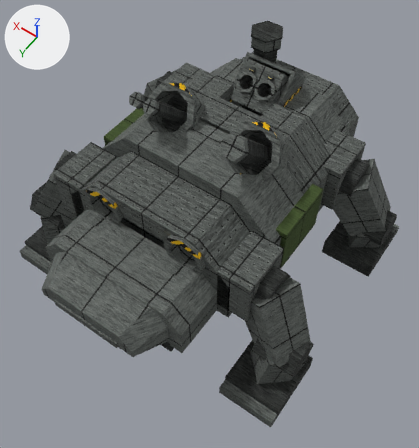
A saved change to the Blender file tools/lowforge/models/armadillo.blend.
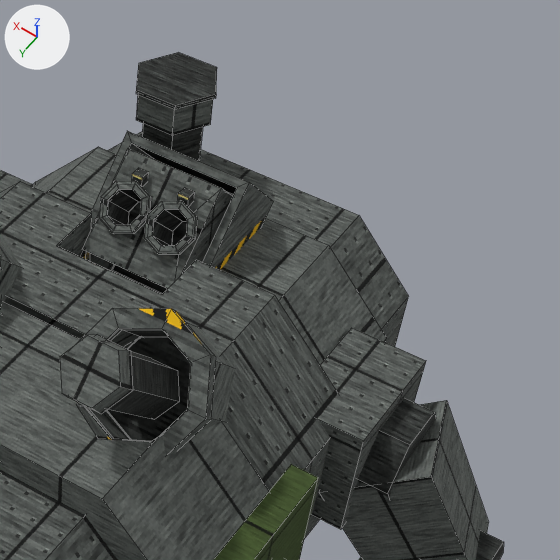
Each version appears first whole from a camera (50 mm lens) standing at (-69.7, 97.4, 167.5) and looking at (-6.1, 8.4, 27.6), and next in a close-up on the part from 47% to 100% of the width and 0% to 50% of the height. Lighting does not change. The marker at upper left points along +X, +Y and +Z. The last two pictures show the newer version. The close-ups show mesh edges as thin lines.

Objects in the first close-up: 'ablative', 'band', 'band.001', 'band.002', 'band.003', 'band.004', 'flinger_rack', 'flinger_rim', 'flinger_rim.001', 'hatch_frame', 'hip_cuff.002', 'port_rim', 'rivet_muzzle', 'stack', 'stack_cap', 'stack_flap', 'thigh.002' and 14 more.
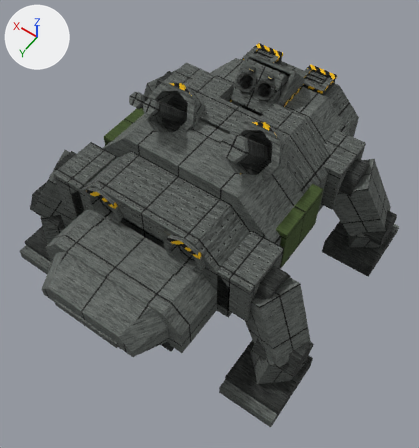
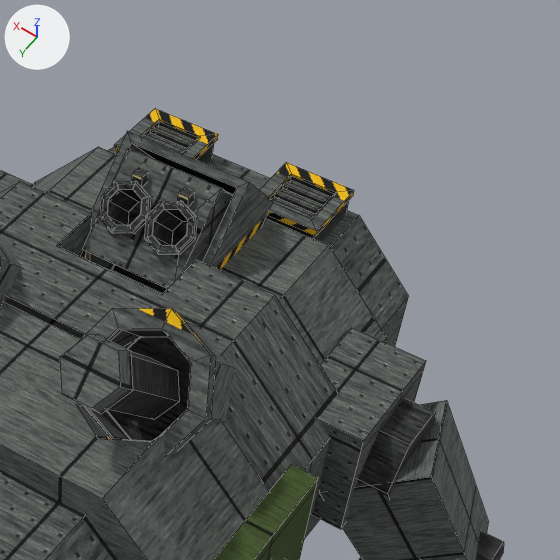
Pixel boxes [x1, y1, x2, y2] of what changed, in the close-ups (560 x 560 px):
'stack_flap', deleted
    before: [136, 52, 217, 109]
'vent_rim', added
    after: [260, 162, 354, 236]
'stack_cap', deleted
    before: [136, 95, 213, 135]
'vent_rim.001', added
    after: [114, 109, 218, 160]
'flinger_rim', recoloured
    both: [144, 201, 197, 255]
'flinger_rim.001', recoloured
    both: [99, 181, 151, 234]
'stack', deleted
    before: [142, 123, 203, 161]
'vent_box', added
    after: [266, 176, 349, 242]
'louvre.001', added
    after: [275, 189, 323, 214]
'louvre', added
    after: [283, 181, 331, 205]
'louvre.003', added
    after: [150, 126, 195, 148]
'vent_box.001', added (mostly hidden)
    after: [117, 121, 214, 164]
'louvre.004', added
    after: [143, 134, 186, 154]
'louvre.002', added
    after: [271, 197, 315, 219]
'vent_box_floor', added (mostly hidden)
    after: [278, 190, 324, 214]
'vent_box_floor.001', added (mostly hidden)
    after: [155, 135, 187, 149]

Patch to the scene script:
```diff
--- a/tools/lowforge/models/armadillo.blend.py
+++ b/tools/lowforge/models/armadillo.blend.py
@@ me_flinger_rim @@
 me_flinger_rim.from_pydata(...)  # 32 vertices, 24 faces; spans x -6.5..0.1, y -26.34..-21.18, z 53.66..58.82
-me_flinger_rim.materials.append(mat_steel_plate)  # picture img_plate
+me_flinger_rim.materials.append(mat_steel_dark)  # picture img_dark
@@ me_flinger_rim_001 @@
 me_flinger_rim_001.from_pydata(...)  # 32 vertices, 24 faces; spans x -0.1..6.5, y -26.34..-21.18, z 53.66..58.82
-me_flinger_rim_001.materials.append(mat_steel_plate)  # picture img_plate
+me_flinger_rim_001.materials.append(mat_steel_dark)  # picture img_dark
@@ ob_stack @@
-ob_stack = bpy.data.objects.new('stack', me_stack)
@@ ob_stack_cap @@
-ob_stack_cap = bpy.data.objects.new('stack_cap', me_stack_cap)
@@ ob_stack_flap @@
-ob_stack_flap = bpy.data.objects.new('stack_flap', me_stack_flap)
@@ ob_louvre_004 @@
+ob_louvre_004 = bpy.data.objects.new('louvre.004', me_louvre_004)  # 8 vertices, 6 faces; spans x 6.9..13.1, y -45.59..-43.41, z 49.26..50.54; in mat_steel_plate (picture img_plate)
+ob_louvre_004.parent = ob_joint_louvre_r2
+ob_louvre_004.location = (0.0, 0.0, 0.0)
@@ ob_joint_louvre_r2 @@
+ob_joint_louvre_r2 = bpy.data.objects.new('joint_louvre_r2', None)
+ob_joint_louvre_r2.location = (10.0, -44.5, 49.9)
@@ ob_louvre_003 @@
+ob_louvre_003 = bpy.data.objects.new('louvre.003', me_louvre_003)  # 8 vertices, 6 faces; spans x 6.9..13.1, y -47.69..-45.51, z 49.26..50.54; in mat_steel_plate (picture img_plate)
+ob_louvre_003.parent = ob_joint_louvre_r1
+ob_louvre_003.location = (0.0, 0.0, 0.0)
@@ ob_joint_louvre_r1 @@
+ob_joint_louvre_r1 = bpy.data.objects.new('joint_louvre_r1', None)
+ob_joint_louvre_r1.location = (10.0, -46.6, 49.9)
@@ ob_vent_rim_001 @@
+ob_vent_rim_001 = bpy.data.objects.new('vent_rim.001', me_vent_rim_001)  # 16 vertices, 12 faces; spans x 5.1..14.9, y -49.4..-39.6, z 50.0..50.8; in mat_steel_stripe (picture img_stripe)
+ob_vent_rim_001.location = (0.0, 0.0, 0.0)
@@ ob_vent_box_floor_001 @@
+ob_vent_box_floor_001 = bpy.data.objects.new('vent_box_floor.001', me_vent_box_floor_001)  # 4 vertices, 1 face; spans x 6.86..13.14, y -47.64..-41.36, z 48.95; in mat_amber_ember (picture img_ember)
+ob_vent_box_floor_001.location = (0.0, 0.0, 0.0)
@@ ob_vent_box_001 @@
+ob_vent_box_001 = bpy.data.objects.new('vent_box.001', me_vent_box_001)  # 16 vertices, 13 faces; spans x 5.4..14.6, y -49.1..-39.9, z 45.5..50.5; in mat_steel_dark (picture img_dark)
+ob_vent_box_001.location = (0.0, 0.0, 0.0)
@@ ob_louvre_002 @@
+ob_louvre_002 = bpy.data.objects.new('louvre.002', me_louvre_002)  # 8 vertices, 6 faces; spans x -13.1..-6.9, y -43.49..-41.31, z 49.26..50.54; in mat_steel_plate (picture img_plate)
+ob_louvre_002.parent = ob_joint_louvre_l3
+ob_louvre_002.location = (0.0, 0.0, 0.0)
@@ ob_joint_louvre_l3 @@
+ob_joint_louvre_l3 = bpy.data.objects.new('joint_louvre_l3', None)
+ob_joint_louvre_l3.location = (-10.0, -42.4, 49.9)
@@ ob_louvre_001 @@
+ob_louvre_001 = bpy.data.objects.new('louvre.001', me_louvre_001)  # 8 vertices, 6 faces; spans x -13.1..-6.9, y -45.59..-43.41, z 49.26..50.54; in mat_steel_plate (picture img_plate)
+ob_louvre_001.parent = ob_joint_louvre_l2
+ob_louvre_001.location = (0.0, 0.0, 0.0)
@@ ob_joint_louvre_l2 @@
+ob_joint_louvre_l2 = bpy.data.objects.new('joint_louvre_l2', None)
+ob_joint_louvre_l2.location = (-10.0, -44.5, 49.9)
@@ ob_louvre @@
+ob_louvre = bpy.data.objects.new('louvre', me_louvre)  # 8 vertices, 6 faces; spans x -13.1..-6.9, y -47.69..-45.51, z 49.26..50.54; in mat_steel_plate (picture img_plate)
+ob_louvre.parent = ob_joint_louvre_l1
+ob_louvre.location = (0.0, 0.0, 0.0)
@@ ob_joint_louvre_l1 @@
+ob_joint_louvre_l1 = bpy.data.objects.new('joint_louvre_l1', None)
+ob_joint_louvre_l1.location = (-10.0, -46.6, 49.9)
@@ ob_vent_rim @@
+ob_vent_rim = bpy.data.objects.new('vent_rim', me_vent_rim)  # 16 vertices, 12 faces; spans x -14.9..-5.1, y -49.4..-39.6, z 50.0..50.8; in mat_steel_stripe (picture img_stripe)
+ob_vent_rim.location = (0.0, 0.0, 0.0)
@@ ob_vent_box_floor @@
+ob_vent_box_floor = bpy.data.objects.new('vent_box_floor', me_vent_box_floor)  # 4 vertices, 1 face; spans x -13.14..-6.86, y -47.64..-41.36, z 48.95; in mat_amber_ember (picture img_ember)
+ob_vent_box_floor.location = (0.0, 0.0, 0.0)
@@ ob_vent_box @@
+ob_vent_box = bpy.data.objects.new('vent_box', me_vent_box)  # 16 vertices, 13 faces; spans x -14.6..-5.4, y -49.1..-39.9, z 45.5..50.5; in mat_steel_dark (picture img_dark)
+ob_vent_box.location = (0.0, 0.0, 0.0)
```
